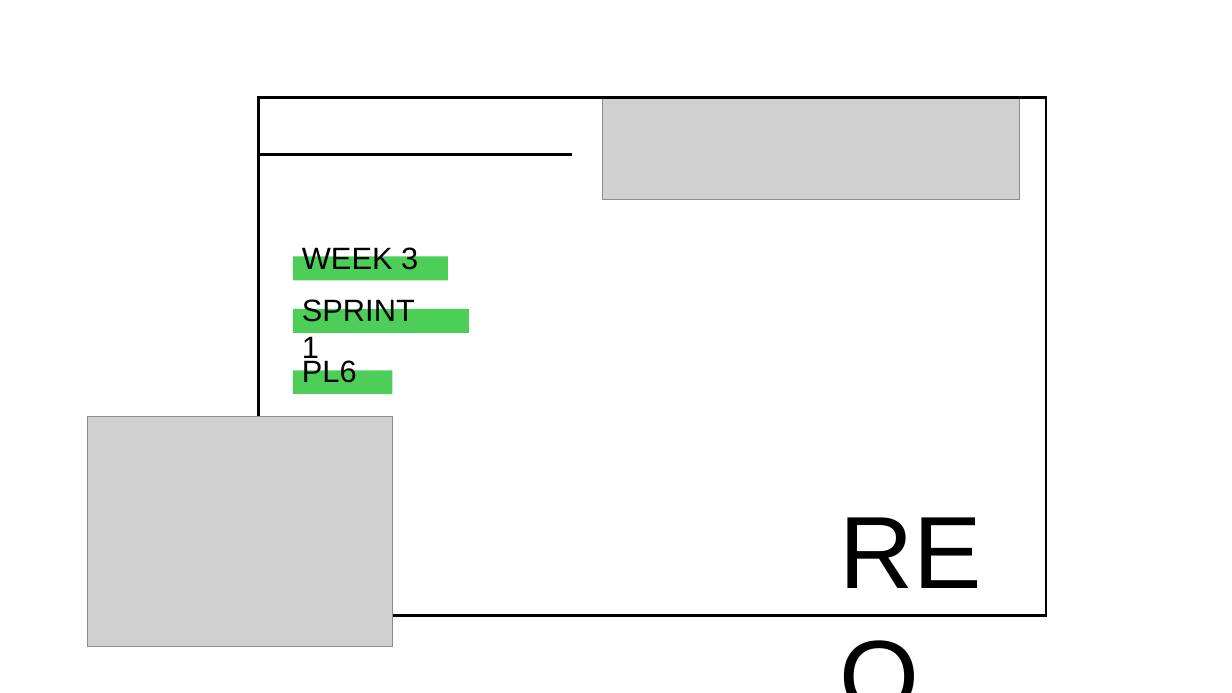
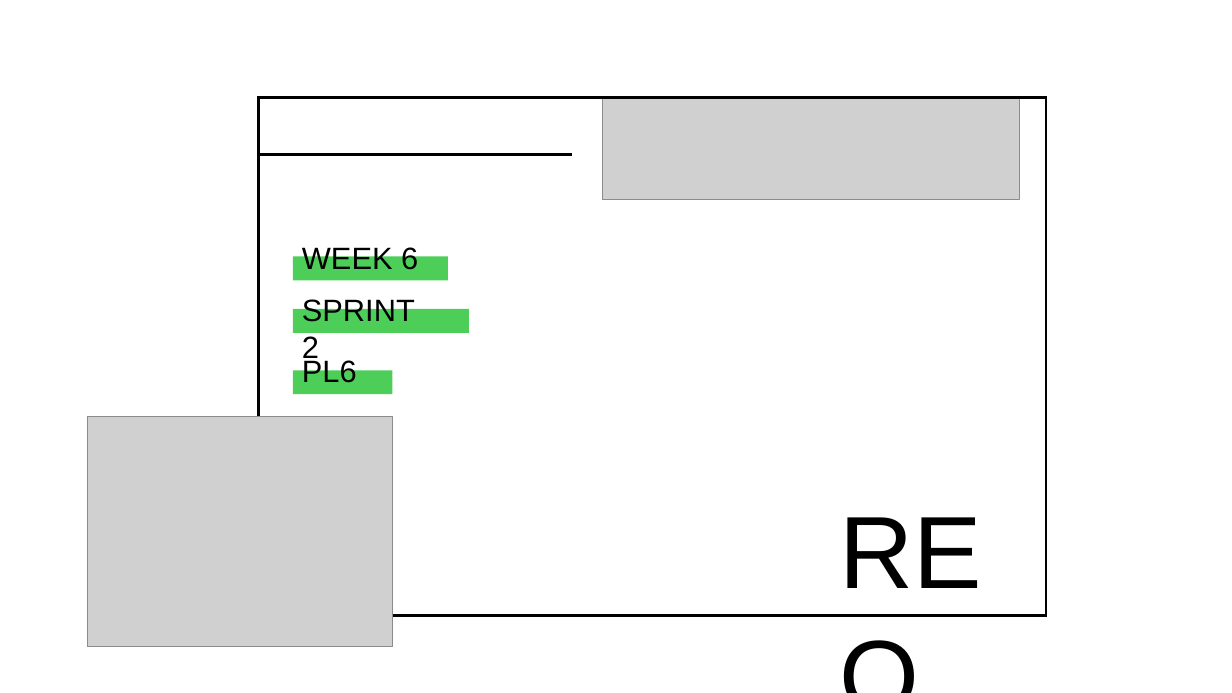
Before and after one commit to carladrim/carladrim.github.io, a slide deck: slide 1 of Sprint 1-Requisitos/Apresentações semanais/Requisitos.pptx. Drawn at 1232x693 pixels with LibreOffice and Linux fonts; fonts in the diff are those of the drawing; grey boxes stand for pictures. Boxes give left, top, right and bottom in pixels: in the first picture for what was removed or moved away, otherwise in the second. Text is boxed around its words. In the diff, an @@ line names an element or a change of style, - is before the commit and + after.

```diff
--- a/Sprint 1-Requisitos/Apresentações semanais/Requisitos.pptx
+++ b/Sprint 1-Requisitos/Apresentações semanais/Requisitos.pptx
@@ text at (x1=302, y1=244, x2=418, y2=270): text changed @@
-WEEK 3
+WEEK 6
@@ text at (x1=302, y1=297, x2=415, y2=364): text changed @@
-SPRINT 1
+SPRINT 2
```
Also in this commit, not shown: 4 other slides changed, 1 slide removed.
